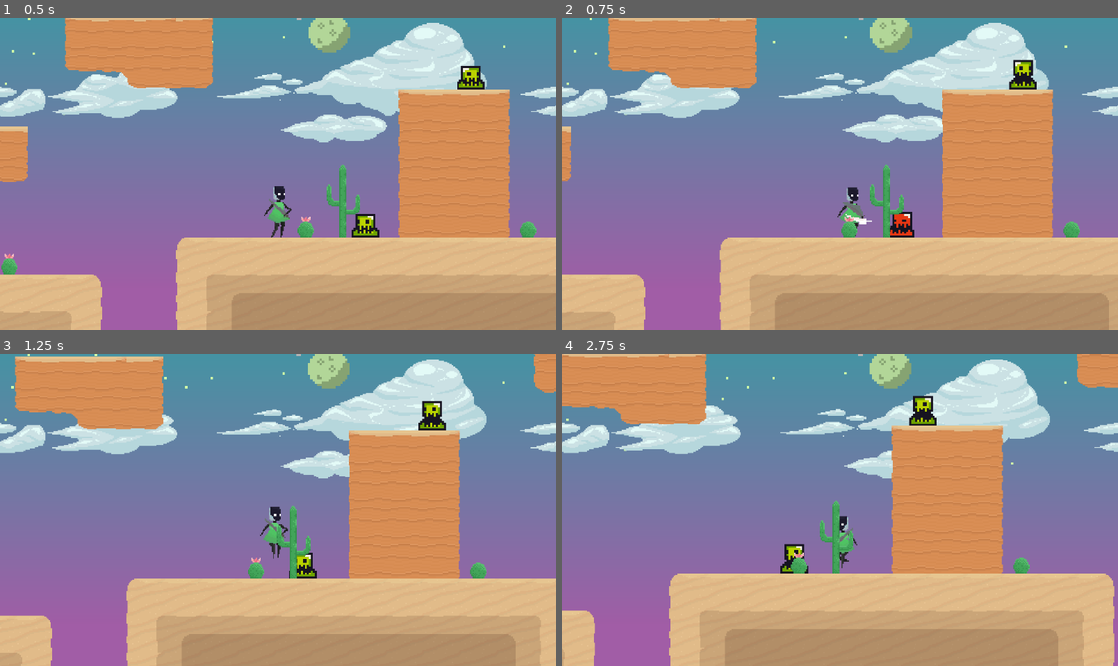
Above: before the commit, frames 1-4 (two rows, left to right).
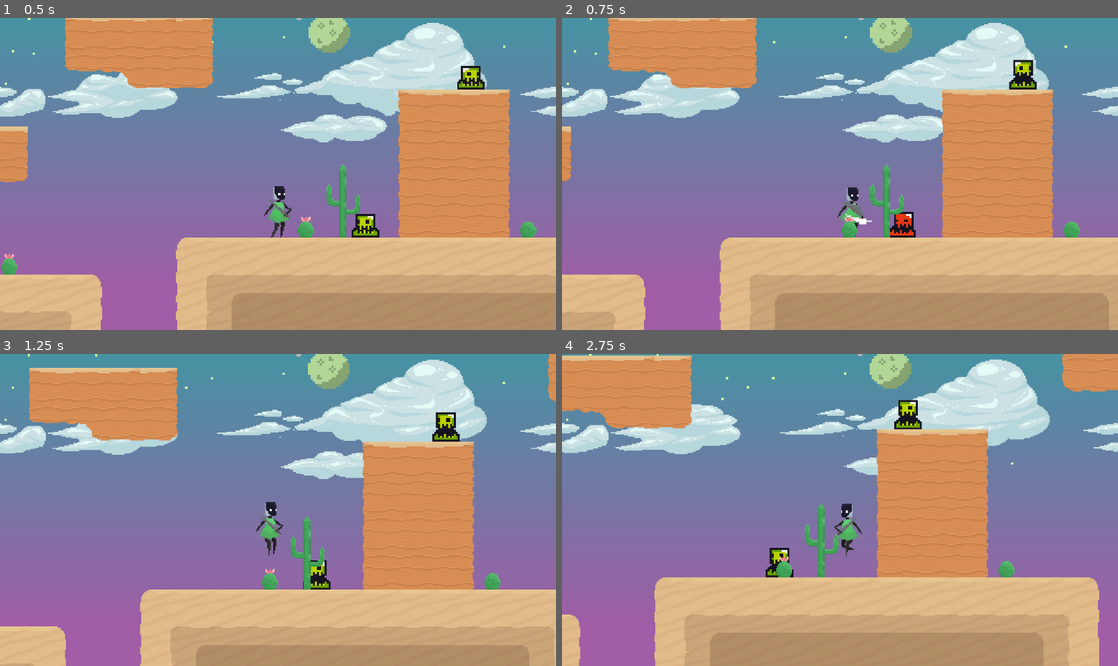
Above: after the commit, the same moments.

Repository: platworki/planet-runner
Game: Godot game, scene res://scenes/world.tscn
Two runs of this game, one before a commit and one after it. Both use one fixed random seed, a clock stepped at 60 frames per second and the inputs below. The engine's default icon, where the game draws it, is replaced by a stand-in: a white triangle on a blue panel in a dark square.
Inputs (mouse positions are in pixels of both pictures, inside the frame that each line leads up to):
- Up to frame 1 (0.5 s): no input
- Up to frame 2 (0.75 s): move the mouse to (962, 158) at 0.52 s; hold D (move_right) from 0.53 s (still down); click (962, 158) at 0.6 s
- Up to frame 3 (1.25 s): keep holding D (move_right); tap Space (jump) at 0.77 s; tap Shift (dash) at 0.8 s
- Up to frame 4 (2.75 s): move the mouse to (728, 525) at 1.27 s; tap Shift (dash) at 1.35, 2.3 s; tap Space (jump) at 1.52 s; click (728, 525) at 1.55 s; move the mouse to (895, 441) at 2.02 s; release D (move_right) at 2.03 s; hold A (move_left) from 2.03 s (still down); click (895, 441) at 2.1 s

Frame 1 is identical in both runs. In frame 2, 0.1% of the frame differs, in the area x 59-64%, y 62-71%; in frame 3, 15%, in the area x 0-100%, y 0-100%; in frame 4, 11%.

Commit message:
attack_fixed

Diff:
--- a/scenes/player.tscn
+++ b/scenes/player.tscn
@@ -13,6 +13,9 @@
 
 [sub_resource type="RectangleShape2D" id="RectangleShape2D_tuyoq"]
 size = Vector2(20.3788, 9.735249)
+
+[sub_resource type="RectangleShape2D" id="RectangleShape2D_y4r1p"]
+size = Vector2(43.02191, 10.554952)
 
 [sub_resource type="Animation" id="Animation_dqkch"]
 resource_name = "Pogo"
@@ -61,7 +64,7 @@
 tracks/0/type = "value"
 tracks/0/imported = false
 tracks/0/enabled = true
-tracks/0/path = NodePath("Position/PlayerAttack/SideAttackHitbox:disabled")
+tracks/0/path = NodePath("Position/PlayerAttack/Attack1Hitbox:disabled")
 tracks/0/interp = 1
 tracks/0/loop_wrap = true
 tracks/0/keys = {
@@ -94,14 +97,42 @@
 "update": 1,
 "values": [false]
 }
+tracks/3/type = "value"
+tracks/3/imported = false
+tracks/3/enabled = true
+tracks/3/path = NodePath("Position/PlayerAttack/Attack2Hitbox:disabled")
+tracks/3/interp = 1
+tracks/3/loop_wrap = true
+tracks/3/keys = {
+"times": PackedFloat32Array(0),
+"transitions": PackedFloat32Array(1),
+"update": 1,
+"values": [false]
+}
+
+[sub_resource type="Animation" id="Animation_y4r1p"]
+resource_name = "Attack 2"
+length = 0.35
+tracks/0/type = "value"
+tracks/0/imported = false
+tracks/0/enabled = true
+tracks/0/path = NodePath("Position/PlayerAttack/Attack2Hitbox:disabled")
+tracks/0/interp = 1
+tracks/0/loop_wrap = true
+tracks/0/keys = {
+"times": PackedFloat32Array(0, 0.35),
+"transitions": PackedFloat32Array(1, 1),
+"update": 1,
+"values": [false, true]
+}
 
 [sub_resource type="Animation" id="Animation_3vyb7"]
-resource_name = "Attack1"
+resource_name = "Attack 1"
 length = 0.25
 tracks/0/type = "value"
 tracks/0/imported = false
 tracks/0/enabled = true
-tracks/0/path = NodePath("Position/PlayerAttack/SideAttackHitbox:disabled")
+tracks/0/path = NodePath("Position/PlayerAttack/Attack1Hitbox:disabled")
 tracks/0/interp = 1
 tracks/0/loop_wrap = true
 tracks/0/keys = {
@@ -111,26 +142,10 @@
 "values": [false, true]
 }
 
-[sub_resource type="Animation" id="Animation_y4r1p"]
-resource_name = "Attack2"
-length = 0.35
-tracks/0/type = "value"
-tracks/0/imported = false
-tracks/0/enabled = true
-tracks/0/path = NodePath("Position/PlayerAttack/SideAttackHitbox:disabled")
-tracks/0/interp = 1
-tracks/0/loop_wrap = true
-tracks/0/keys = {
-"times": PackedFloat32Array(0, 0.35),
-"transitions": PackedFloat32Array(1, 1),
-"update": 1,
-"values": [false, true]
-}
-
 [sub_resource type="AnimationLibrary" id="AnimationLibrary_g2els"]
 _data = {
-&"Attack1": SubResource("Animation_3vyb7"),
-&"Attack2": SubResource("Animation_y4r1p"),
+&"Attack 1": SubResource("Animation_3vyb7"),
+&"Attack 2": SubResource("Animation_y4r1p"),
 &"Pogo": SubResource("Animation_dqkch"),
 &"RESET": SubResource("Animation_g2els")
 }
@@ -451,18 +466,24 @@
 collision_mask = 4
 script = ExtResource("2_dqkch")
 
-[node name="SideAttackHitbox" type="CollisionShape2D" parent="Position/PlayerAttack"]
+[node name="Attack1Hitbox" type="CollisionShape2D" parent="Position/PlayerAttack"]
 position = Vector2(19.70374, -17.999998)
 rotation = 1.5707964
 scale = Vector2(0.88327086, 2.9370105)
 shape = SubResource("RectangleShape2D_tuyoq")
 disabled = true
 
+[node name="Attack2Hitbox" type="CollisionShape2D" parent="Position/PlayerAttack"]
+position = Vector2(21.5, -23)
+rotation = 1.5707964
+scale = Vector2(0.88327086, 2.9370105)
+shape = SubResource("RectangleShape2D_y4r1p")
+
 [node name="AttackCooldown" type="Timer" parent="Position/PlayerAttack"]
+wait_time = 0.8
 one_shot = true
 
 [node name="Attack2Window" type="Timer" parent="Position/PlayerAttack"]
-wait_time = 0.8
 one_shot = true
 
 [node name="AttackHit" type="AnimationPlayer" parent="Position/PlayerAttack"]
@@ -486,7 +507,7 @@
 [node name="Torso" type="AnimatedSprite2D" parent="Position"]
 position = Vector2(12, -23)
 sprite_frames = SubResource("SpriteFrames_tuyoq")
-animation = &"Attack 2"
+animation = &"Idle"
 autoplay = "Idle"
 
 [node name="Legs" type="AnimatedSprite2D" parent="Position"]
@@ -531,7 +552,6 @@
 [connection signal="hit_enemy" from="Position/PlayerAttack" to="." method="_on_player_attack_hit_enemy"]
 [connection signal="timeout" from="Position/PlayerAttack/AttackCooldown" to="." method="_on_attack_cooldown_timeout"]
 [connection signal="timeout" from="Position/PlayerAttack/Attack2Window" to="." method="_on_attack_2_window_timeout"]
-[connection signal="animation_finished" from="Position/Torso" to="." method="_on_torso_animation_finished"]
 [connection signal="timeout" from="Position/KnockbackTime" to="." method="_on_knockback_time_timeout"]
 [connection signal="timeout" from="Position/Invincibility" to="." method="_on_invincibility_timeout"]
 [connection signal="timeout" from="Position/DashTimer" to="." method="_on_dash_timeout"]
--- a/scenes/slime.tscn
+++ b/scenes/slime.tscn
@@ -133,7 +133,7 @@
 shape = SubResource("RectangleShape2D_pjw23")
 
 [node name="Invincibility" type="Timer" parent="."]
-wait_time = 0.3
+wait_time = 0.25
 one_shot = true
 
 [connection signal="body_entered" from="SlimeHitbox" to="SlimeHitbox" method="_on_body_entered"]
--- a/scripts/deal_damage.gd
+++ b/scripts/deal_damage.gd
@@ -12,4 +12,6 @@
 		var player = get_parent().get_parent()  # Position -> Player
 		# tell the player (or whoever's connected) that we hit an enemy
 		emit_signal("hit_enemy", enemy)
-		enemy.take_damage(player.DAMAGE, player.global_position)
+
+		var damage = player.get_current_attack_damage()
+		enemy.take_damage(damage, player.global_position)
--- a/scripts/player.gd
+++ b/scripts/player.gd
@@ -24,8 +24,8 @@
 
 var DAMAGE = 10
 var HEALTH = 100
-var knockback_force = 150
-var up_knockback_velocity = -120
+var knockback_force = 200
+var up_knockback_velocity = -160
 var attack_combo_count = 0  # Tracks which attack in combo
 
 var is_dashing = false
@@ -34,8 +34,6 @@
 var is_invincible = false
 var has_air_dash = true
 var has_double_jump = true
-var is_attacking = false
-var is_playing_attack_anim = false
 
 # ======================
 # === NODE REFERENCES ==
@@ -46,7 +44,8 @@
 @onready var legs_animation: AnimatedSprite2D = $Position/Legs
 @onready var attack_cooldown: Timer = $Position/PlayerAttack/AttackCooldown
 @onready var attack_hit_animation: AnimationPlayer = $Position/PlayerAttack/AttackHit
-@onready var side_attack_hitbox: CollisionShape2D = $Position/PlayerAttack/SideAttackHitbox
+@onready var attack1_hitbox: CollisionShape2D = $Position/PlayerAttack/Attack1Hitbox
+@onready var attack2_hitbox: CollisionShape2D = $Position/PlayerAttack/Attack2Hitbox
 @onready var coyote_time: Timer = $Position/CoyoteTime
 @onready var jump_buffer: Timer = $Position/JumpBuffer
 @onready var dash_timer: Timer = $Position/DashTimer
@@ -147,35 +146,42 @@
 # ===== HORIZONTAL =====
 # ======================
 
+func is_torso_locked_by_attacking() -> bool:
+	var current_anim = torso_animation.animation
+	return current_anim == "Attack 1" or current_anim == "Attack 2" or current_anim == "Pogo"
+
 func handle_horizontal_movement() -> void:
 	var direction = Input.get_axis("move_left", "move_right")
 
 	if direction > 0:
 		# INFO If the player is facing the other direction and changes it, cancel the attack
-		if flip.scale == Vector2(-1,1) and (torso_animation.animation == "Attack 1" or torso_animation.animation == "Attack 2"):
+		if flip.scale.x == -1 and (torso_animation.animation == "Attack 1" or torso_animation.animation == "Attack 2"):
 			cancel_attack()
 		flip.scale.x = 1
 	elif direction < 0:
-		if flip.scale == Vector2(1,1) and (torso_animation.animation == "Attack 1" or torso_animation.animation == "Attack 2"):
+		if flip.scale.x == 1 and (torso_animation.animation == "Attack 1" or torso_animation.animation == "Attack 2"):
 			cancel_attack()
 		flip.scale.x = -1
 
 	# INFO If the player is on floor, play idle or running, if the player is jumping or falling play jump
+	if not is_torso_locked_by_attacking():
+		if is_on_floor():
+			if direction == 0:
+				torso_animation.play("Idle")
+			else:
+				torso_animation.play("Walk")
+		else:
+			# TODO CHANGE WHEN JUMP ANIMATION
+			torso_animation.play("Walk")
+
 	if is_on_floor():
 		if direction == 0:
-			# INFO If the attack anim is playing don't replace it with idle or walk to not stop abruptly
-			if not is_playing_attack_anim:
-				torso_animation.play("Idle")
 			legs_animation.play("Idle")
 		else:
-			if not is_playing_attack_anim:
-				torso_animation.play("Walk")
 			legs_animation.play("Walk")
 	else:
-		# TODO TEMPORARY WAITING FOR JUMP ANIMS
-		if not is_playing_attack_anim:
-			torso_animation.play("Walk")
 		legs_animation.play("Walk")
+
 	# INFO If the input is either A or D, move, otherwise stop smoothly
 	if direction:
 		velocity.x = direction * SPEED
@@ -212,6 +218,7 @@
 	legs_animation.play("Walk")
 	# INFO Stop any ongoing attack
 	cancel_attack()
+	attack_cooldown.stop()
 	# INFO Actually dash
 	velocity.x = DASH_SPEED * flip.scale.x * 1.2
 	velocity.y = 0
@@ -269,11 +276,6 @@
 		dash_cooldown_timer.stop()
 		dash_cooldown_active = false
 
-func _on_torso_animation_finished() -> void:
-	if torso_animation.animation == "Attack 1" or torso_animation.animation == "Attack 2":
-		is_attacking = false
-		is_playing_attack_anim = false
-
 # ======================
 # ====== ATTACKS =======
 # ======================
@@ -283,7 +285,6 @@
 		is_invincible = false
 
 	if Input.is_action_pressed("down") and not is_on_floor():
-		is_attacking = true
 		attack_combo_count = 0  # Reset combo
 		attack_hit_animation.play("Pogo")
 		# TODO: Make pogo animation
@@ -294,32 +295,39 @@
 	# Ground attacks - combo system
 	if attack_combo_count == 0:
 		# First attack
-		is_attacking = true
-		is_playing_attack_anim = true
 		attack_combo_count = 1
-		attack_hit_animation.play("Attack1")
+		attack_hit_animation.play("Attack 1")
 		torso_animation.play("Attack 1")
 		attack_2_window.start()  # Window to do second attack
+		attack_cooldown.start(0.2)
 
 	elif attack_combo_count == 1 and not attack_2_window.is_stopped():
 		attack_combo_count = 2
-		is_playing_attack_anim = true
 		attack_2_window.stop()  # Close window
-		attack_hit_animation.play("Attack2")
+		attack_hit_animation.play("Attack 2")
 		torso_animation.play("Attack 2")
-		attack_cooldown.start()  # Long cooldown after combo finishes
+		attack_cooldown.start(0.8)  # Long cooldown after combo finishes
 
 func cancel_attack() -> void:
-	is_attacking = false
-
 	if attack_combo_count == 1:
 		attack_2_window.stop()
-
 	attack_combo_count = 0  # Reset combo
 	attack_hit_animation.stop()
+	torso_animation.play("Idle")
+	torso_animation.stop()
 	pogo_sprite.visible = false
 	pogo_hitbox.disabled = true
-	side_attack_hitbox.disabled = true
+	attack1_hitbox.disabled = true
+	attack2_hitbox.disabled = true
+
+func get_current_attack_damage() -> int:
+	var base_damage = DAMAGE
+	var current_anim = attack_hit_animation.current_animation
+
+	if current_anim == "Attack 2":
+		return base_damage*1.5
+	else:
+		return base_damage
 
 # ======================
 # ===== KNOCKBACK ======
--- a/scripts/slime.gd
+++ b/scripts/slime.gd
@@ -59,7 +59,7 @@
 	if HEALTH <= 0:
 		die()
 	else:
-		await get_tree().create_timer(0.3).timeout
+		await get_tree().create_timer(invincibility.wait_time).timeout
 		animated_sprite.play("default")
 
 func die():
Not shown: 1 places in scenes/player.tscn that only renumber resources
